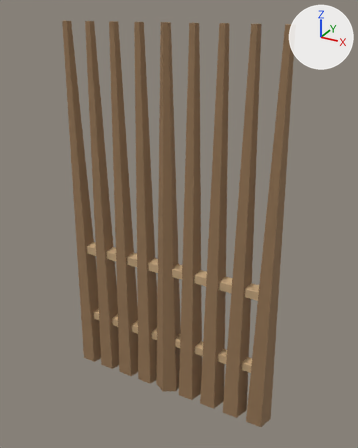
The glTF model assets/3d/models/palisade_0a.glb: old version first, new version second.
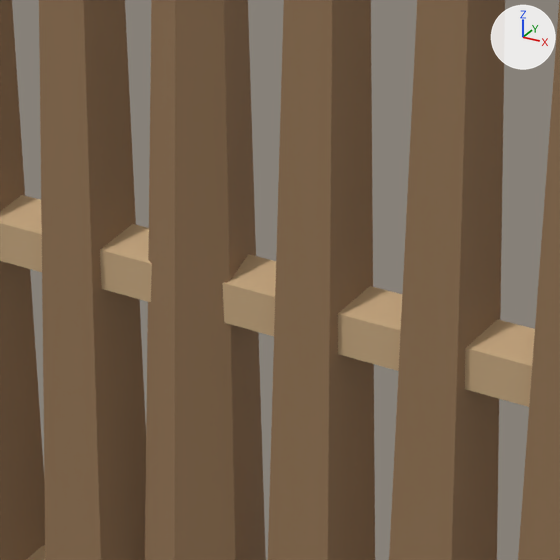
Each version is shown whole from a 50 mm lens placed at (1.06, -1.82, 1.858), pointed at (0.039, 0.037, 0.93), then close up on the part from 36% to 66% of the width and 48% to 72% of the height. Every picture has the same lights, and +X, +Y and +Z are marked at upper right. The last two pictures show the newer version. Vertices at exactly the same position are counted once.

In view in the first close-up: 'palisade_0a'.
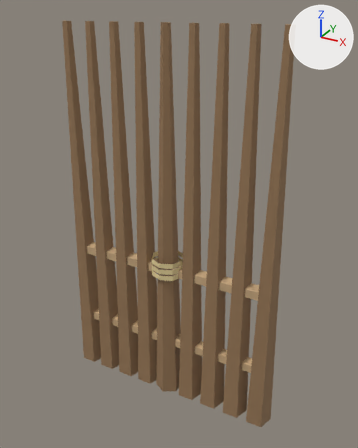
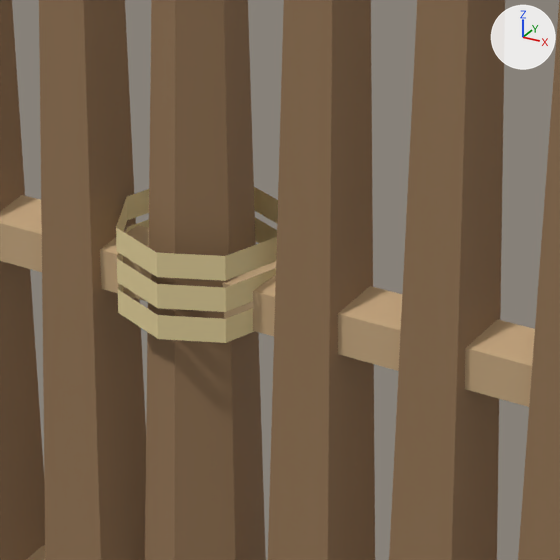
The change, as a list of edits to the scene's bpy script:
```text
Add mat_thatch:
    mat_thatch = principled_material('thatch')
    mat_thatch.base_color = (0.78, 0.64, 0.33)  # beige #e5d19b
    mat_thatch.roughness = 0.85
Change me_palisade_0a:
    used by ob_palisade_0a; location = (0.0, 0.0, 0.0)
    remove me_palisade_0a.from_pydata(...)  # 130 vertices, 212 faces; spans x -0.56..0.56, y -0.07..0.07, z 0.0..1.8
    add me_palisade_0a.from_pydata(...)  # 178 vertices, 260 faces; spans x -0.56..0.56, y -0.08..0.08, z 0.0..1.8
    me_palisade_0a part 1: a new loose piece of 16 vertices spanning x -0.08..0.08, y -0.08..0.08, z 0.68..0.7, in mat_thatch (beige #e5d19b)
    me_palisade_0a part 2: a new loose piece of 16 vertices spanning x -0.08..0.08, y -0.08..0.08, z 0.71..0.73, in mat_thatch (beige #e5d19b)
    me_palisade_0a part 3: a new loose piece of 16 vertices spanning x -0.08..0.08, y -0.08..0.08, z 0.74..0.77, in mat_thatch (beige #e5d19b)
    other edits to the shape of me_palisade_0a do not show in these pictures
    add me_palisade_0a.materials.append(mat_thatch)  # beige #e5d19b
```

Where the change shows, as pixel boxes (x1, y1, x2, y2) in the close-ups (560 x 560 px):
part 1 of me_palisade_0a, added (beige): after (118, 284, 254, 343)
part 2 of me_palisade_0a, added (beige): after (117, 218, 277, 312)
part 3 of me_palisade_0a, added (beige): after (116, 187, 278, 281)
